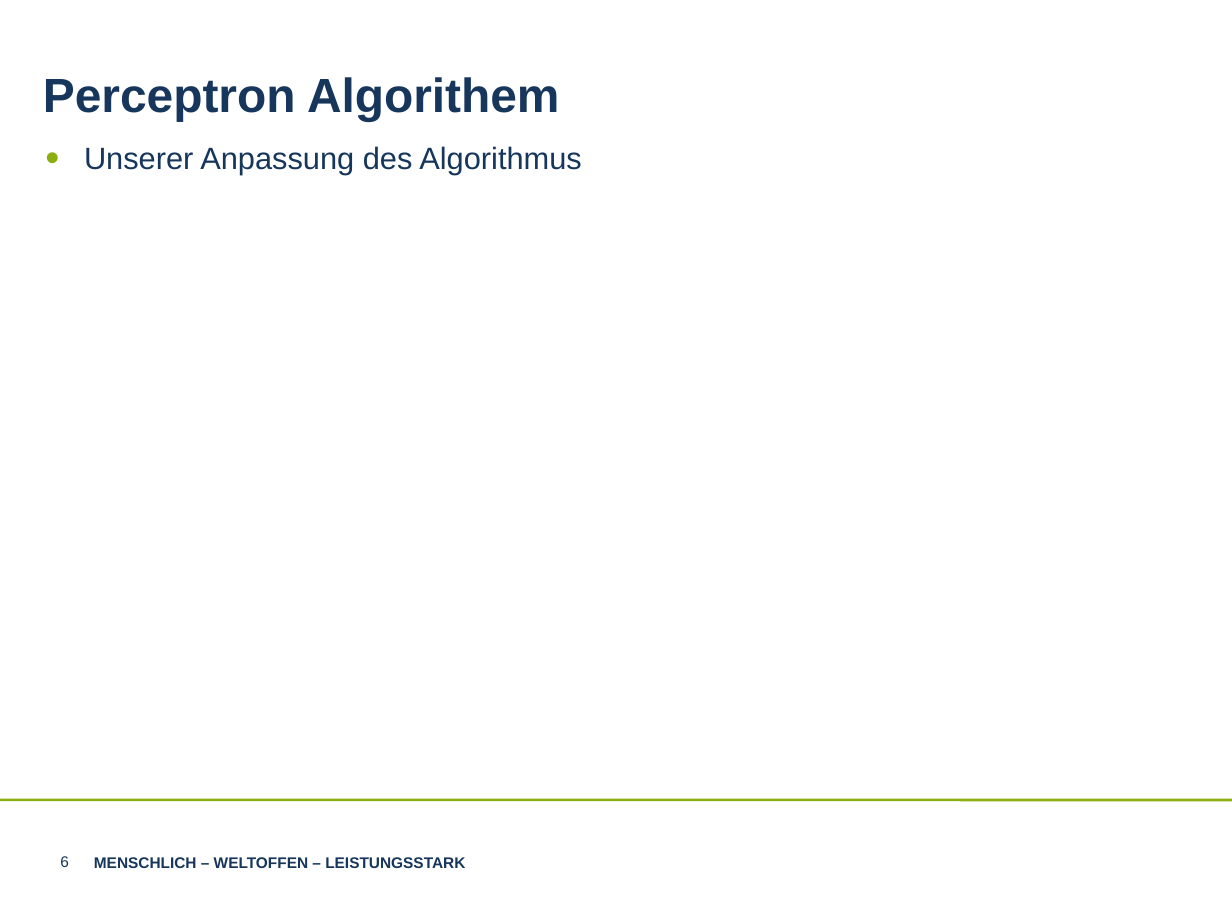
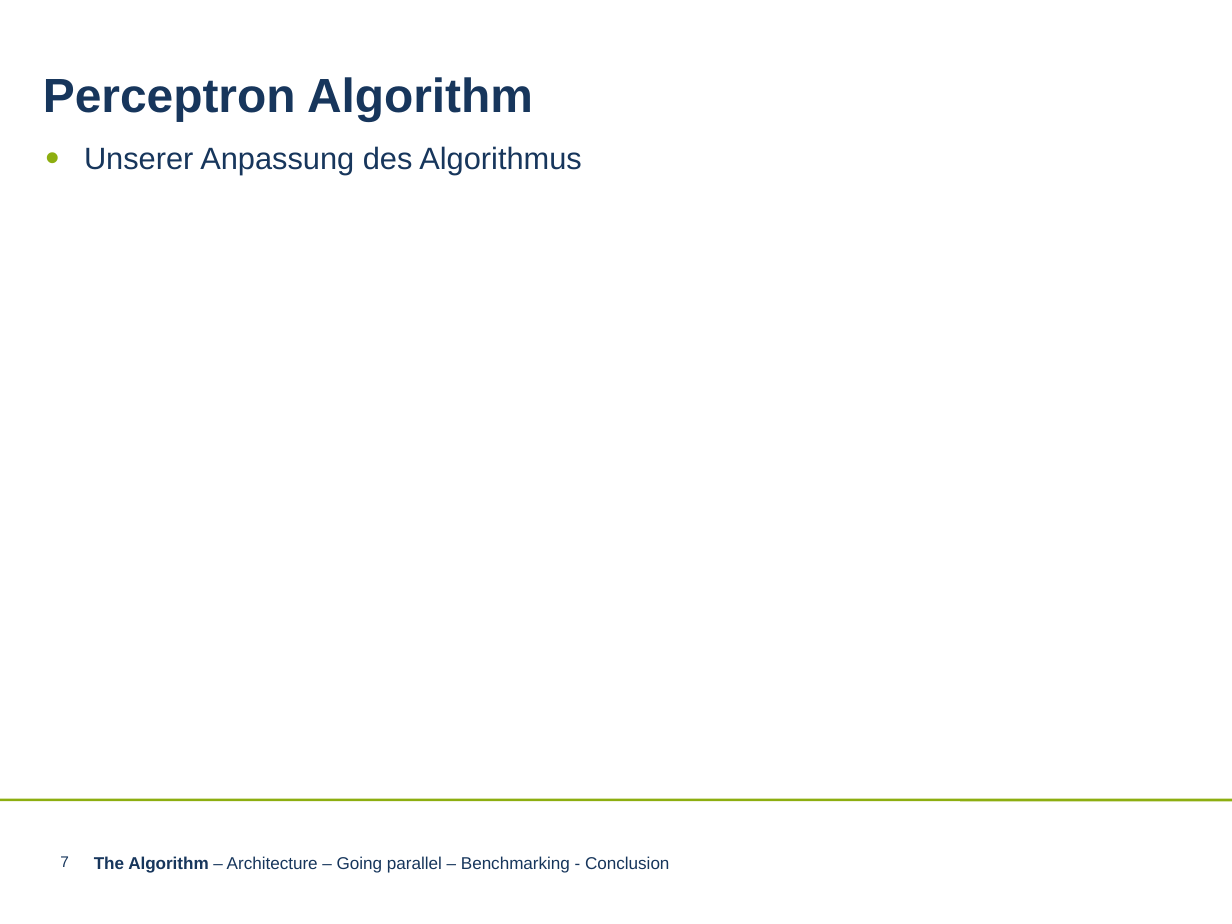
Before and after one commit to LnFlg/Perceptron, a slide deck: slide 7 of Perceptron Algorithem.ppt (slide 6 before the commit). Drawn at 1232x924 pixels with LibreOffice and Linux fonts; fonts in the diff are those of the drawing; background and template pictures are left out. Boxes give left, top, right and bottom in pixels: in the first picture for what was removed or moved away, otherwise in the second. Text is boxed around its words. In the diff, an @@ line names an element or a change of style, - is before the commit and + after.

```diff
--- a/Perceptron Algorithem.ppt
+++ b/Perceptron Algorithem.ppt
@@ text at box(43, 77, 533, 121): text changed @@
-Perceptron Algorithem
+Perceptron Algorithm
@@ page number at box(60, 856, 69, 867): text changed @@
-6
+7
@@ text removed at box(94, 857, 465, 868) @@
-MENSCHLICH – WELTOFFEN – LEISTUNGSSTARK
@@ text added at box(94, 856, 669, 873), 10 pt, text #17365C @@
+The Algorithm – Architecture – Going parallel – Benchmarking - Conclusion
```
Also in this commit, not shown: 5 other slides changed, 7 slides added, 6 slides removed, 1 other file.
